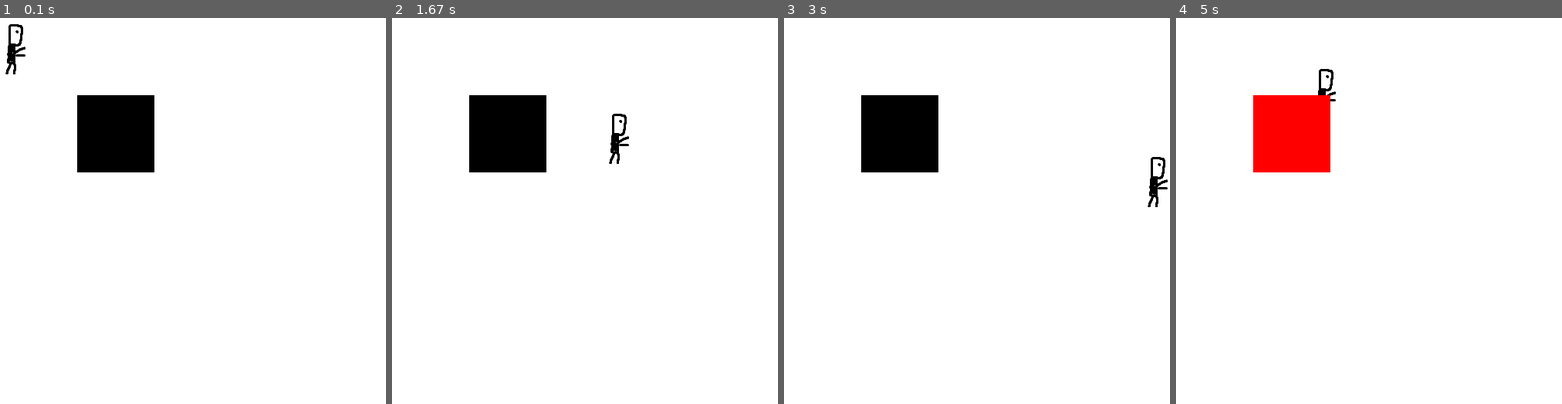
Above: before the commit, frames 1-4 (left to right).
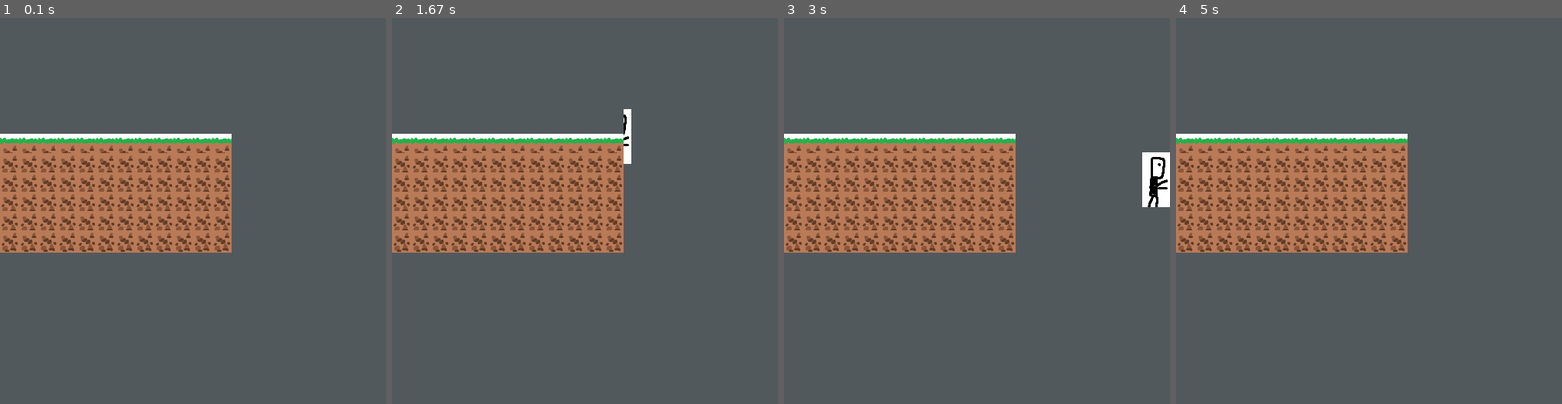
Above: after the commit, the same moments.

Repository: goglgo/pygame_jumBBGGing
Game: pygame game, started from main.py
Two runs of this game, one before a commit and one after it. Both use one fixed random seed, a clock stepped at 60 frames per second and the inputs below.
Inputs:
- Up to frame 1 (0.1 s): no input
- Up to frame 2 (1.67 s): hold Right 0.33-0.8 s; hold Right 0.83-1.3 s; hold Left from 1.33 s (still down)
- Up to frame 3 (3 s): release Left at 1.87 s; hold Right 2.33-2.97 s
- Up to frame 4 (5 s): hold Left 3-3.47 s; hold Right 3.5-3.97 s; hold Right 4-4.47 s; hold Left from 4.5 s (still down)

The runs differ from the first frame. In frame 1, 100% of the frame differs, in the area x 0-100%, y 0-100%; in frame 2, 99%; in frame 3, 99%; in frame 4, 100%.

Commit message:
saved progress

Diff:
--- a/main.py
+++ b/main.py
@@ -18,7 +18,10 @@
 os.environ['SCREEN_WIDTH'] = str(SCREEN_WIDTH)
 os.environ['SCREEN_HEIGHT'] = str(SCREEN_HEIGHT)
 
-screen = pygame.display.set_mode([SCREEN_WIDTH, SCREEN_HEIGHT])
+SCREEN_SIZE = (SCREEN_WIDTH, SCREEN_HEIGHT)
+screen = pygame.display.set_mode(SCREEN_SIZE)
+
+display = pygame.Surface((300, 300))
 
 
 class EventCheck(object):
@@ -90,8 +93,51 @@
         self.surf.fill((0,0,0))
 
 
+class GameMap(object):
+    def __init__(self):
+        dirt_path = os.path.join(ASSET_DIR, "tiles", "dirt.png")
+        grass_path = os.path.join(ASSET_DIR, "tiles", "grass.png")
+
+        self.tile_size = 25
+        self.dirt_img = pygame.image.load(dirt_path)
+        self.grass_img = pygame.image.load(grass_path)
+        self.none_img = pygame.Surface((self.tile_size, self.tile_size))
+        self.none_img.fill((82, 89, 93))
+        self.game_map = [   [0,0,0,0,0,0,0,0,0,0,0,0],
+                            [0,0,0,0,0,0,0,0,0,0,0,0],
+                            [0,0,0,0,0,0,0,0,0,0,0,0],
+                            [0,0,0,0,0,0,0,0,0,0,0,0],
+                            [0,0,0,0,0,0,0,0,0,0,0,0],
+                            [0,0,0,0,0,0,0,0,0,0,0,0],
+                            [1,1,1,1,1,1,1,1,1,1,1,1],
+                            [2,2,2,2,2,2,2,2,2,2,2,2],
+                            [2,2,2,2,2,2,2,2,2,2,2,2],
+                            [2,2,2,2,2,2,2,2,2,2,2,2],
+                            [2,2,2,2,2,2,2,2,2,2,2,2],
+                            [2,2,2,2,2,2,2,2,2,2,2,2],   ]
+
+
+    def update(self, surf : pygame.Surface):
+        y = 0
+        for row in self.game_map:
+            x = 0
+            for tile in row:
+                if tile == 0 :
+                    surf.blit(self.none_img, (x * self.tile_size, y * self.tile_size))
+                if tile == 1 :
+                    surf.blit(self.grass_img, (x * self.tile_size, y * self.tile_size))
+                if tile == 2 :
+                    surf.blit(self.dirt_img, (x * self.tile_size, y * self.tile_size))
+                x += 1
+            y += 1
+
+
+
+
 
 Player = PlayerObject()
+
+Map = GameMap()
 
 test_sprite = CollideTest()
 
@@ -103,11 +149,20 @@
 while EVENT.running:
     EVENT.check()
 
-    # Fill the background with white
+    # screen에 흰색을 채웁니다.
     screen.fill((255, 255, 255))
 
-    screen.blit(Player.surf, Player.rect)
-    screen.blit(test_sprite.surf, test_sprite.rect)
+    # display에 다른 색을 채웁니다.
+    display.fill((82, 89, 93))
+    display.blit(Player.surf, Player.rect)
+    display.blit(test_sprite.surf, test_sprite.rect)
+
+    # display를 screen (0,0) 좌표에 뿌립니다.
+    display = pygame.transform.scale(display, (SCREEN_WIDTH, SCREEN_HEIGHT))
+    Map.update(display)
+
+    screen.blit(display, (0, 0))
+
     Player.update()
 
     # collide check
Binary file added: assets/tiles/dirt.png
Binary file added: assets/tiles/grass.png
